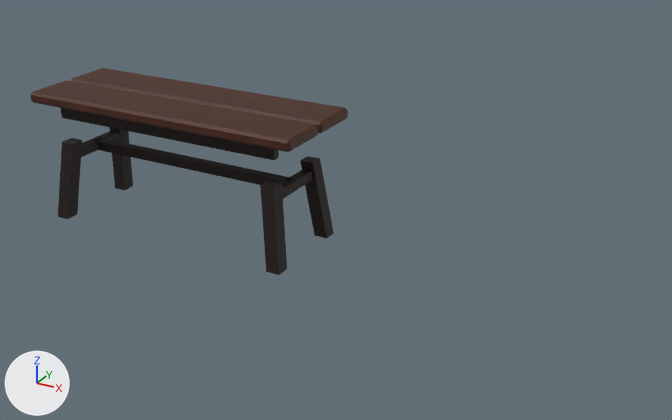
The glTF model public/models/bench.glb as it was, and as the next commit left it.
One viewpoint serves both versions: a 50 mm lens placed at (1.717, -2.169, 1.12), pointed at (0.513, 0.02, 0.025). Lighting does not change. The marker at lower left points along +X, +Y and +Z. The older version comes first. Where no turn or scale is listed for an object, it has been applied to the vertices. Vertices at exactly the same position are counted once.

The older version as bpy lines, for what is in view:
```python
me_cube = bpy.data.meshes.new('Cube')
me_cube.from_pydata(...)  # 48 vertices, 88 faces; spans x -0.475..0.475, y -0.258..0.082, z -0.018..0.018
me_cube.materials.append(mat_benchseat)  # picture img_bench_seat
me_cube_002 = bpy.data.meshes.new('Cube.002')
me_cube_002.from_pydata(...)  # 72 vertices, 108 faces; spans x -0.427..0.427, y -0.162..0.162, z -0.127..0.255
me_cube_002.materials.append(mat_benchleg)  # picture img_bench_leg
ob_benchlegs = bpy.data.objects.new('BenchLegs', me_cube_002)
ob_benchlegs.location = (0.0, 0.0, 0.0)
ob_benchseat = bpy.data.objects.new('BenchSeat', me_cube)
ob_benchseat.location = (0.0, 0.088, 0.273)
```
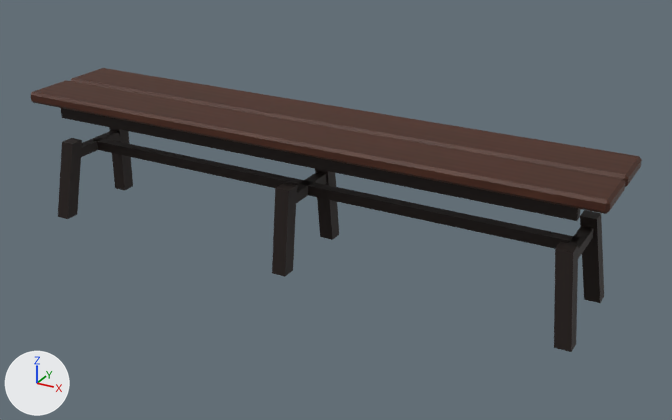
The newer file is also turned or shifted as a whole; pictures and numbers use the older file's frame.

What the commit changed:
me_cube_002 is used by ob_benchlegs; location (0.0, 0.0, 0.0).
me_cube_002 had 72 vertices, 108 faces and spanned x -0.427..0.427, y -0.162..0.162, z -0.127..0.255.
me_cube_002 now has 96 vertices, 144 faces and spans x -0.427..1.277, y -0.162..0.162, z -0.127..0.255.
me_cube_002 part 1: the loose piece of 8 vertices spanning x 0.359..0.391, y -0.11..0.11, z 0.07..0.1 is moved by (0.05, 0.0, 0.0).
me_cube_002 part 2: the loose piece of 8 vertices spanning x 0.353..0.427, y 0.088..0.162, z -0.127..0.127 is moved by (0.85, 0.0, 0.0).
me_cube_002 part 3: the loose piece of 8 vertices spanning x 0.353..0.427, y -0.162..-0.088, z -0.127..0.127 is moved by (0.85, 0.0, 0.0).
me_cube_002 part 4: a new loose piece, a box spanning x 1.209..1.241, y -0.11..0.11, z 0.07..0.1, in mat_benchleg (picture img_bench_leg).
Part 5, on me_cube_002:
12 vertices are removed from x 0.375..0.395, y -0.122..0.122, z 0.07..0.255.
30 faces are deleted.
12 vertices are added at x 0.403..1.225, y -0.162..0.162, z -0.127..0.127.
8 new vertices lie (1.64, 0.0, 0.0) away from vertices in x -0.395, y -0.122..0.122, z 0.205..0.255.
8 new vertices lie (0.044, 0.0, 0.0) away from vertices in x 0.403, y -0.162..0.162, z -0.127..0.127.
54 new faces join them.
me_cube is used by ob_benchseat; location (0.0, 0.088, 0.273).
me_cube had 48 vertices, 88 faces and spanned x -0.475..0.475, y -0.258..0.082, z -0.018..0.018.
me_cube now has 48 vertices, 88 faces and spans x -0.475..1.325, y -0.258..0.082, z -0.018..0.018.
me_cube part 6: all 24 vertices in x 0.467..0.475, y -0.258..0.082, z -0.018..0.018 are moved by (0.85, 0.0, 0.0).

Changed parts and their boxes [x1, y1, x2, y2] in the pictures (672 x 420 px; the box of a moved part takes in the faces that stretch with it):
'BenchSeat', reshaped (92% wider, 73% taller)
    before: [31, 68, 348, 152]
    after: [31, 68, 642, 214]
'BenchLegs', reshaped (97% wider, 46% taller)
    before: [58, 108, 334, 275]
    after: [58, 108, 604, 352]
part 1 of me_cube_002, moved or reshaped
    before: [282, 169, 312, 199]
    after: [296, 172, 327, 203]
part 2 of me_cube_002, moved or reshaped
    before: [300, 156, 334, 238]
    after: [580, 210, 604, 303]
part 3 of me_cube_002, moved or reshaped
    before: [260, 180, 287, 275]
    after: [554, 242, 578, 352]
part 4 of me_cube_002, added
    after: [569, 226, 594, 258]
part 5 of me_cube_002, built on
    before: [258, 149, 294, 185]
    after: [258, 149, 581, 277]
